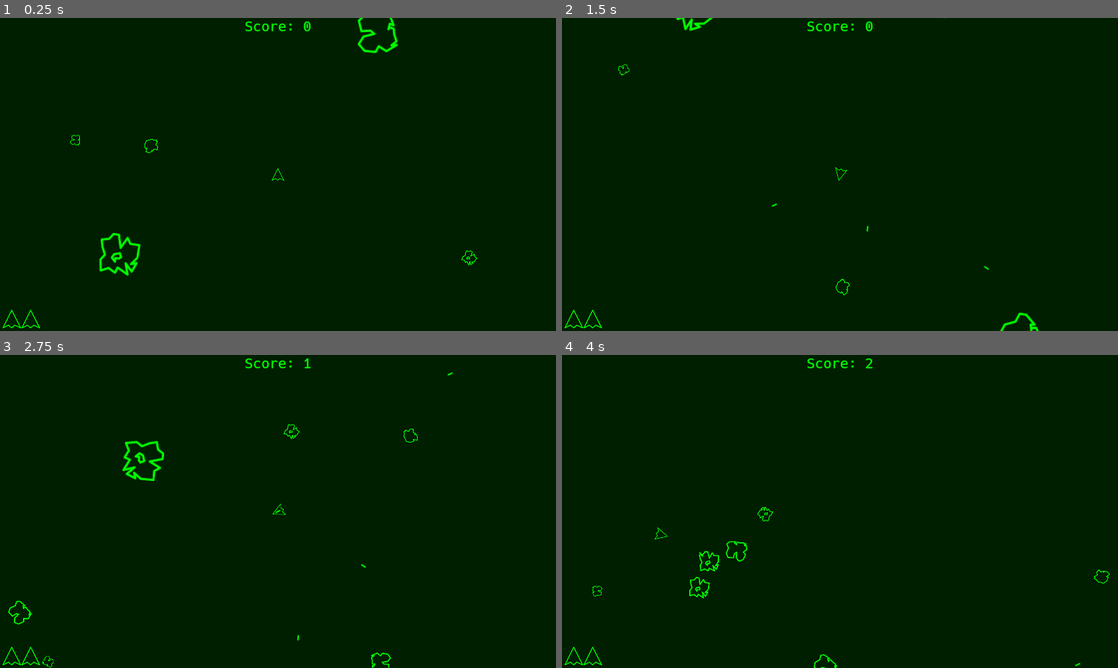
Above: before the commit, frames 1-4 (two rows, left to right).
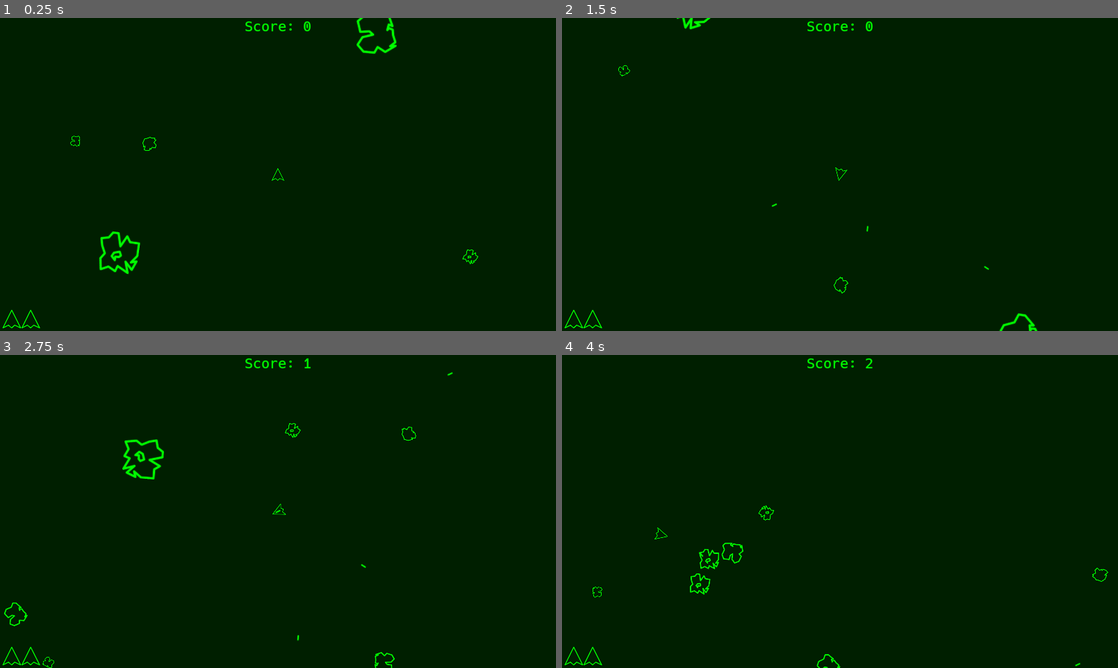
Above: after the commit, the same moments.

Repository: nalquas/gasteroids
Game: Godot game, scene res://scenes/Main.tscn
Two runs of this game, one before a commit and one after it. Both use one fixed random seed, a clock stepped at 60 frames per second and the inputs below.
Inputs:
- Up to frame 1 (0.25 s): no input
- Up to frame 2 (1.5 s): hold Right (ship_right) 0.53-1.28 s; hold Space (ship_shoot) 0.53-1.28 s; hold Left (ship_left) from 1.28 s (still down); tap Space (ship_shoot) at 1.35 s
- Up to frame 3 (2.75 s): release Left (ship_left) at 2.03 s; hold Right (ship_right) from 2.03 s (still down); hold Space (ship_shoot) from 2.03 s (still down)
- Up to frame 4 (4 s): release Right (ship_right) at 2.78 s; release Space (ship_shoot) at 2.78 s; hold Up (ship_thrust) 2.78-3.53 s; tap Space (ship_shoot) at 2.85 s; hold Left (ship_left) from 3.53 s (still down); hold Space (ship_shoot) from 3.53 s (still down)

The runs differ from the first frame. In frame 1, 0.7% of the frame differs, in the area x 12-86%, y 0-83%; in frame 2, 0.3%; in frame 3, 0.8%, in the area x 0-76%, y 21-100%; in frame 4, 0.7%.

Commit message:
Implemented respawning

Diff:
--- a/Gasteroids/scripts/Game.gd
+++ b/Gasteroids/scripts/Game.gd
@@ -20,8 +20,12 @@
 #warning-ignore:unused_argument
 func _process(delta):
 	#Respawn handling
-	if waitingForRespawn:
-		pass #TODO Handle respawn
+	if waitingForRespawn and OS.get_system_time_msecs()-t_respawn>3000:
+		waitingForRespawn = false
+		$Ship.position = Vector2(rand_range(0,1920),rand_range(0,1080))
+		$Ship.speed = Vector2(0,0)
+		$Ship.setActive(true)
+		$Ship.setImmune(true)
 
 	#Levelup handling
 	if waitingForNextLevel:
@@ -53,7 +57,7 @@
 				forcedRun = false
 				newAsteroid.position=Vector2(rand_range(0,1920),rand_range(0,1080))
 			newAsteroid.setSize(int(rand_range(0,4)))
-		add_child(newAsteroid)
+		call_deferred("add_child", newAsteroid)
 
 func _on_Ship_shoot():
 	#Create a new shot
--- a/Gasteroids/scripts/Ship.gd
+++ b/Gasteroids/scripts/Ship.gd
@@ -6,6 +6,8 @@
 export (float) var thrust_factor
 
 var t_shot = 0
+var waitingForImmuneStop = false
+var t_immune = 0
 
 func _ready():
 	playAnimation("default")
@@ -17,6 +19,10 @@
 
 func _process(delta):
 	if running:
+		#Immunity deactivation
+		if waitingForImmuneStop and OS.get_system_time_msecs()-t_immune>3000:
+			setImmune(false)
+
 		#Rotation
 		if Input.is_action_pressed("ship_left"):
 			rotation_degrees-=delta*rotation_factor
@@ -38,4 +44,9 @@
 func setActive(active):
 	running = active
 	$AnimatedSprite.visible = active #TODO instead of disabling, play a death animation
-	$CollisionShape2D.call_deferred("set_disabled", !active)
+	setImmune(!active)
+
+func setImmune(immune):
+	$CollisionShape2D.call_deferred("set_disabled", immune)
+	t_immune = OS.get_system_time_msecs()
+	waitingForImmuneStop = true
